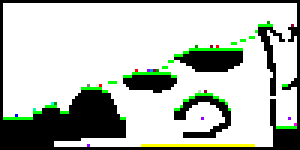
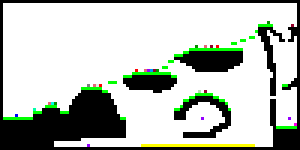
Layers edited between the first and the second 300px x 150px image:
painted on "Layer 1" over (48, 45, 207, 105)
